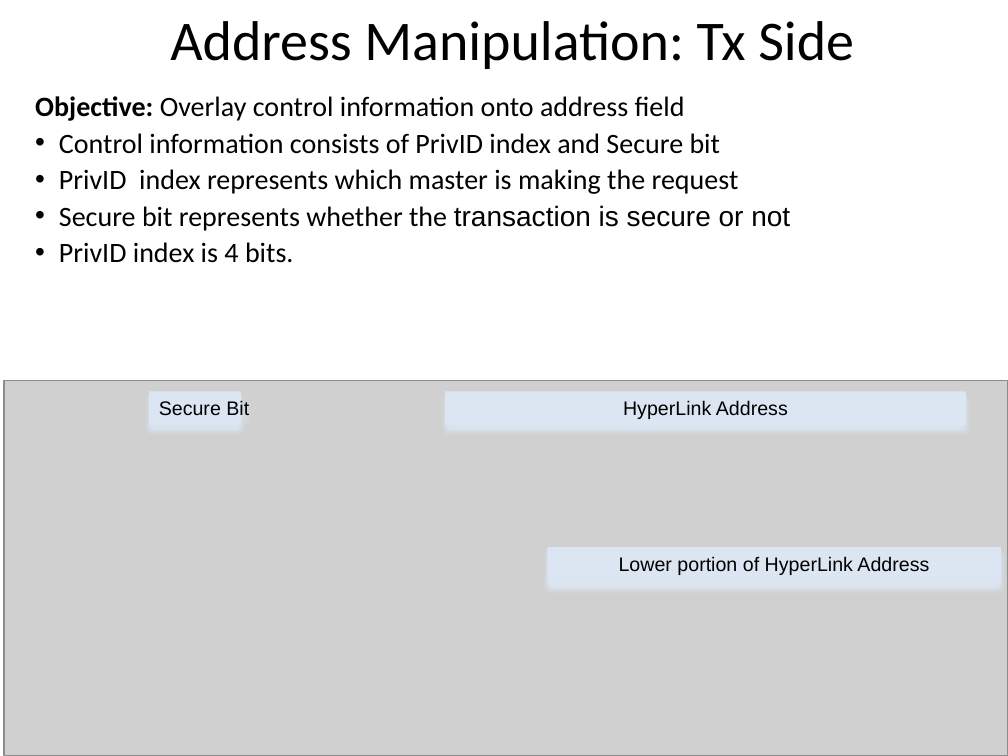
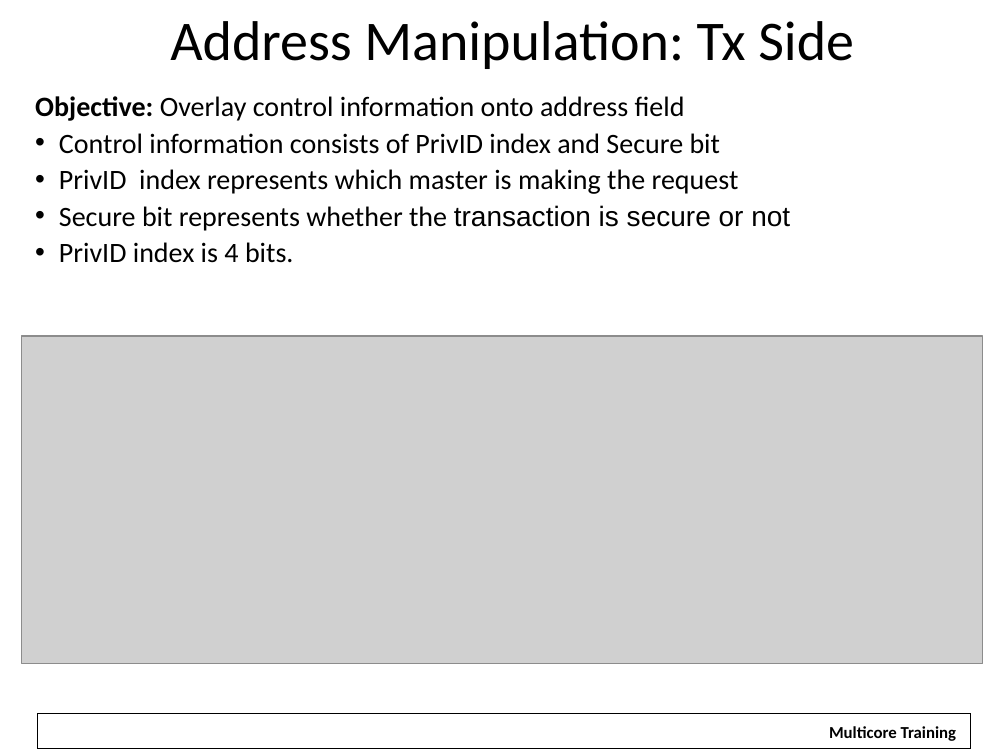
Before and after one commit to hari1989/keystone-workshop, a slide deck: slide 20 of slides/Intro to Hyperlink.pptx. Drawn at 1008x756 pixels with LibreOffice and Linux fonts; fonts in the diff are those of the drawing; grey boxes stand for pictures; background and template pictures are left out. Boxes give left, top, right and bottom in pixels: in the first picture for what was removed or moved away, otherwise in the second. Text is boxed around its words. In the diff, an @@ line names an element or a change of style, - is before the commit and + after.

```diff
--- a/slides/Intro to Hyperlink.pptx
+++ b/slides/Intro to Hyperlink.pptx
@@ picture: place and size @@
-picture at box(4, 380, 1008, 756)
+picture at box(22, 336, 983, 663)
@@ rectangle removed at box(149, 391, 242, 424) @@
-Secure Bit
@@ rectangle removed at box(446, 391, 967, 424) @@
-HyperLink Address
@@ rectangle removed at box(547, 547, 1001, 584) @@
-Lower portion of HyperLink Address
@@ rectangle added at box(37, 714, 971, 749), outline #000000 0.75 pt @@
@@ rectangle added at box(817, 717, 967, 747), fill #FFFFFF, 12 pt, text #000000, bold @@
+Multicore Training
```
Also in this commit, not shown: 5 other slides changed.
